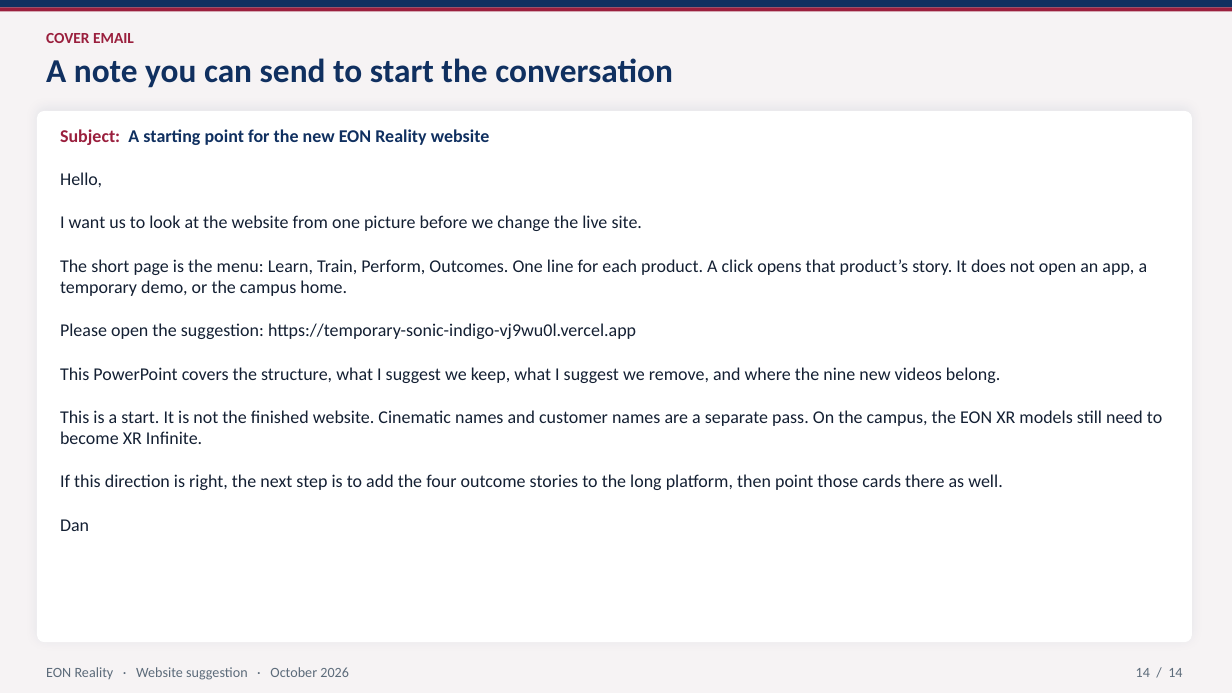
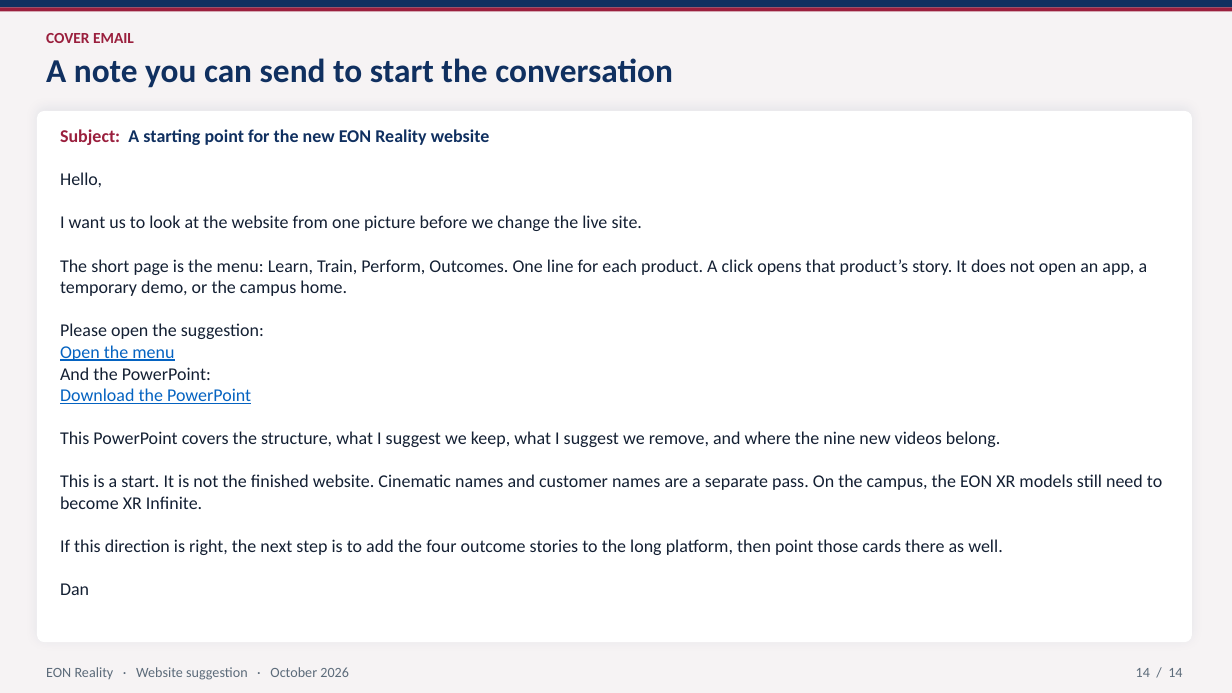
Before and after one commit to DanLejerskar/field-iq-walkthrough, a slide deck: slide 14 of eon-product-overview/eon-reality-website-structure.pptx. Drawn at 1232x693 pixels with LibreOffice and Linux fonts; fonts in the diff are those of the drawing. Boxes give left, top, right and bottom in pixels: in the first picture for what was removed or moved away, otherwise in the second. Text is boxed around its words. In the diff, an @@ line names an element or a change of style, - is before the commit and + after.

```diff
--- a/eon-product-overview/eon-reality-website-structure.pptx
+++ b/eon-product-overview/eon-reality-website-structure.pptx
@@ text at bbox=[60, 323, 264, 404]: text changed @@
-Please open the suggestion: https://temporary-sonic-indigo-vj9wu0l.vercel.app
+Please open the suggestion:
+Open the menu
+And the PowerPoint:
+Download the PowerPoint
```
Also in this commit, not shown: 2 other slides changed.
